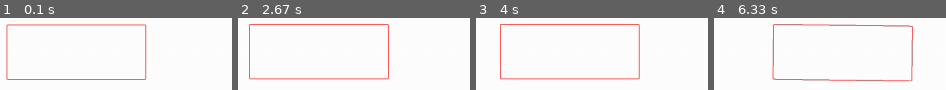
Above: before the commit, frames 1-4 (left to right).
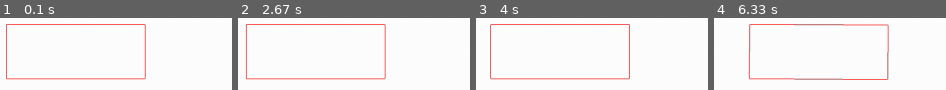
Above: after the commit, the same moments.

Repository: calumroy/vehicle_sim_pygame
Game: pygame game, started from vehicle_sim.py
The game is run twice, just before and just after one commit, with the same random seed, the same clock (stepped at 60 frames per second) and the same inputs.
Inputs:
- Up to frame 1 (0.1 s): no input
- Up to frame 2 (2.67 s): tap Enter at 0.33 s; hold Up 1.17-1.63 s
- Up to frame 3 (4 s): hold Right from 3.9 s (still down)
- Up to frame 4 (6.33 s): release Right at 4.53 s; hold Down 4.57-4.93 s; hold Left 4.97-5.43 s; hold Right 5.47-5.93 s; hold Up 5.97-6.27 s; hold Right from 6.3 s (still down)

The runs differ from the first frame. In frame 1, 4.6% of the frame differs, in the area x 2-64%, y 8-87%; in frame 2, 1.7%; in frame 3, 2.0%; in frame 4, 6.0%, in the area x 15-86%, y 8-89%.

Commit message:
started timer helper class

Diff:
--- /dev/null
+++ b/sim_timer.py
@@ -0,0 +1,31 @@
+import time
+import sys
+
+class SimTimer:
+    def __init__(self):
+        self.min_time = sys.float_info.max
+        self.max_time = 0.0
+        self.average_loop_rate_hz = 0.0
+        time_now = time.time()
+        self.last_update_time = time_now
+        self.averaging_const = 0.05
+        self.print_time_period = 1.0
+        self.last_print_time = time_now
+
+    def update(self):
+        time_now = time.time()
+        time_diff = (time_now - self.last_update_time)
+        if ( time_diff > self.max_time):
+            self.max_time = time_diff
+        if ( time_diff < self.min_time):
+            self.min_time = time_diff
+        if (self.average_loop_rate_hz == 0.0):
+            self.average_loop_rate_hz = 1.0 / time_diff
+        else:
+            self.average_loop_rate_hz = (1.0 - self.averaging_const) * self.average_loop_rate_hz + self.averaging_const * 1.0 / time_diff
+        # Print out functions.
+        time_diff = (time_now - self.last_print_time)
+        if ( time_diff > self.print_time_period):
+            print("min = {0} max = {1} average hz = {2}".format(self.min_time, self.max_time, self.average_loop_rate_hz))
+            self.last_print_time = time_now
+        self.last_update_time = time_now
--- a/vehicle_sim.py
+++ b/vehicle_sim.py
@@ -7,8 +7,10 @@
 import pygame
 import random
 from collections import deque
+import math
+import time
 import model_integrator as mi
-import math
+import sim_timer as simtimer
 
 # Define some colors
 BLACK = (0, 0, 0)
@@ -19,7 +21,7 @@
 pygame.init()
 
 FRAMES_PER_SEC = 60
-UPDATE_SIM_HZ = 5
+UPDATE_SIM_HZ = 20
 update_sim_period = 1.0 / float(UPDATE_SIM_HZ)
 frames_per_sim_update = int((1.0 / float(UPDATE_SIM_HZ)) * FRAMES_PER_SEC)
 print("frames_per_sim_update = {0}".format(frames_per_sim_update))
@@ -45,8 +47,12 @@
 
 # Used to manage how fast the screen updates
 clock = pygame.time.Clock()
+tick_count = 0
 
-tick_count=0
+# Timers
+last_print_time = time.time()
+print_time_period = 1.0 / 2.0
+game_timer = simtimer.SimTimer()
 
 # Start at a negative y position since the screens top left pos is (0,0)
 start_pos = (float(size[0]/2.0),-1.0*float(size[1]/2.0))
@@ -54,19 +60,21 @@
 start_pos = (start_pos[0] / pixel_to_meters_scale, start_pos[1] / pixel_to_meters_scale)
 car = mi.Vehicle(start_pos)
 
-def update(car, update_sim_period):
-    global done
-    global point
+def print_car_state(car):
     car.control_input["Fx"]= (keys["up"] - keys["down"]) * newtons_per_key_press
     car.control_input["delta"] = (keys["left"] - keys["right"]) * rads_per_key_press
     print("  Vehicle input controls: \n\t\t Fx = {0} \n\t\t delta = {1}".format(car.control_input["Fx"], car.control_input["delta"]))
-    car.state = car.simTimeStep(car.state, car.control_input, update_sim_period)
     print(" car.state[x] = {0}".format(car.state["x"]))
     print(" car.state[y] = {0}".format(car.state["y"]))
     print(" car.state[phi] = {0}".format(car.state["phi"]))
     print(" car.state[vx] = {0}".format(car.state["vx"]))
     print(" car.state[vy] = {0}".format(car.state["vy"]))
     print(" car.state[r] = {0}".format(car.state["r"]))
+
+def update(car, update_sim_period):
+    global done
+    global point
+    car.state = car.simTimeStep(car.state, car.control_input, update_sim_period)
     done = False
 
 def rectRotated( surface, color, pos, fill, border_radius, rotation_angle, rotation_offset_center = (0,0), nAntialiasingRatio = 1 ):
@@ -150,8 +158,17 @@
     # --- Go ahead and update the screen with what we've drawn.
     pygame.display.flip()
 
+    # Print out functions.
+    time_now = time.time()
+    time_diff = (time_now - last_print_time)
+    if ( time_diff > print_time_period):
+        print_car_state(car)
+        last_print_time = time_now
+
     # --- Limit to FRAMES_PER_SEC frames per second
     clock.tick(FRAMES_PER_SEC)
 
+    game_timer.update()
+
 # Close the window and quit.
 pygame.quit()
